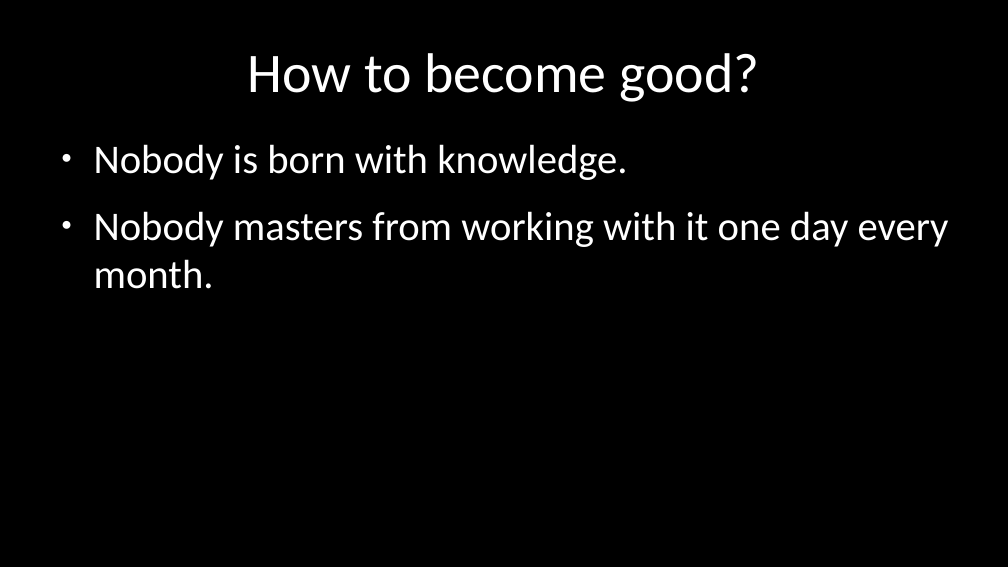
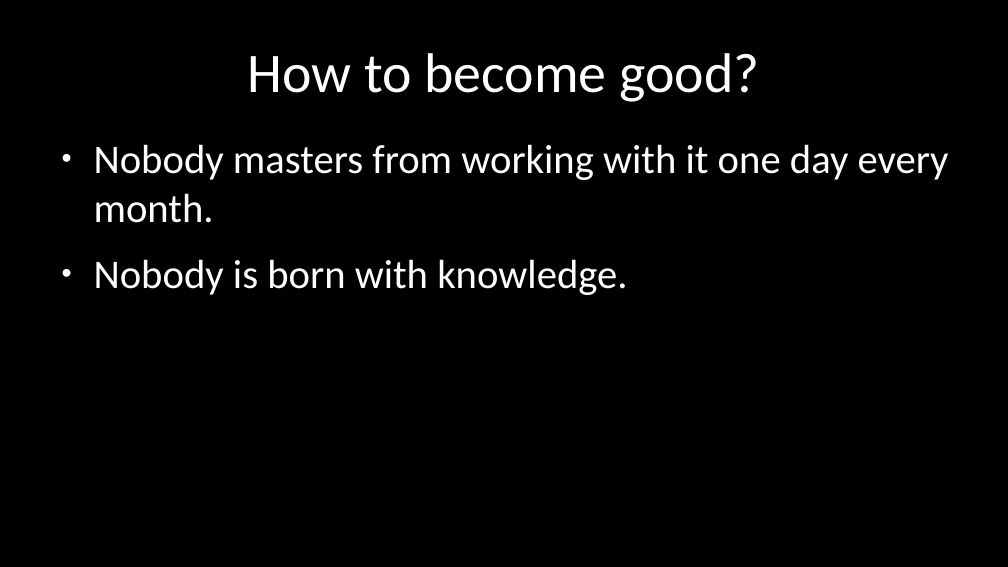
Before and after one commit to saedx1/talks, a slide deck: slide 9 of 02_python_intro/slides.odp (slide 8 before the commit). Drawn at 1008x567 pixels with LibreOffice and Linux fonts; fonts in the diff are those of the drawing. Boxes give left, top, right and bottom in pixels: in the first picture for what was removed or moved away, otherwise in the second. Text is boxed around its words. In the diff, an @@ line names an element or a change of style, - is before the commit and + after.

```diff
--- a/02_python_intro/slides.odp
+++ b/02_python_intro/slides.odp
@@ text at <box>94,144,949,223</box>: paragraph added @@
+● Nobody masters from working with it one day every month.
@@ text at <box>94,211,949,289</box>: paragraph removed @@
-● Nobody masters from working with it one day every month.
```
Also in this commit, not shown: 4 other slides changed, 1 slide added, 1 other file.
